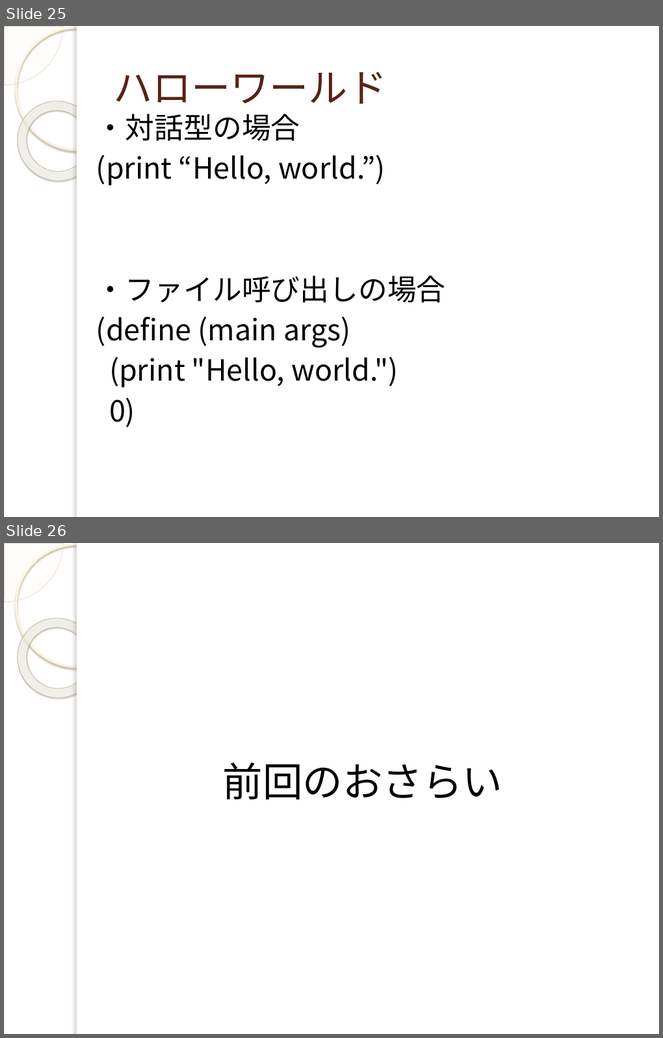
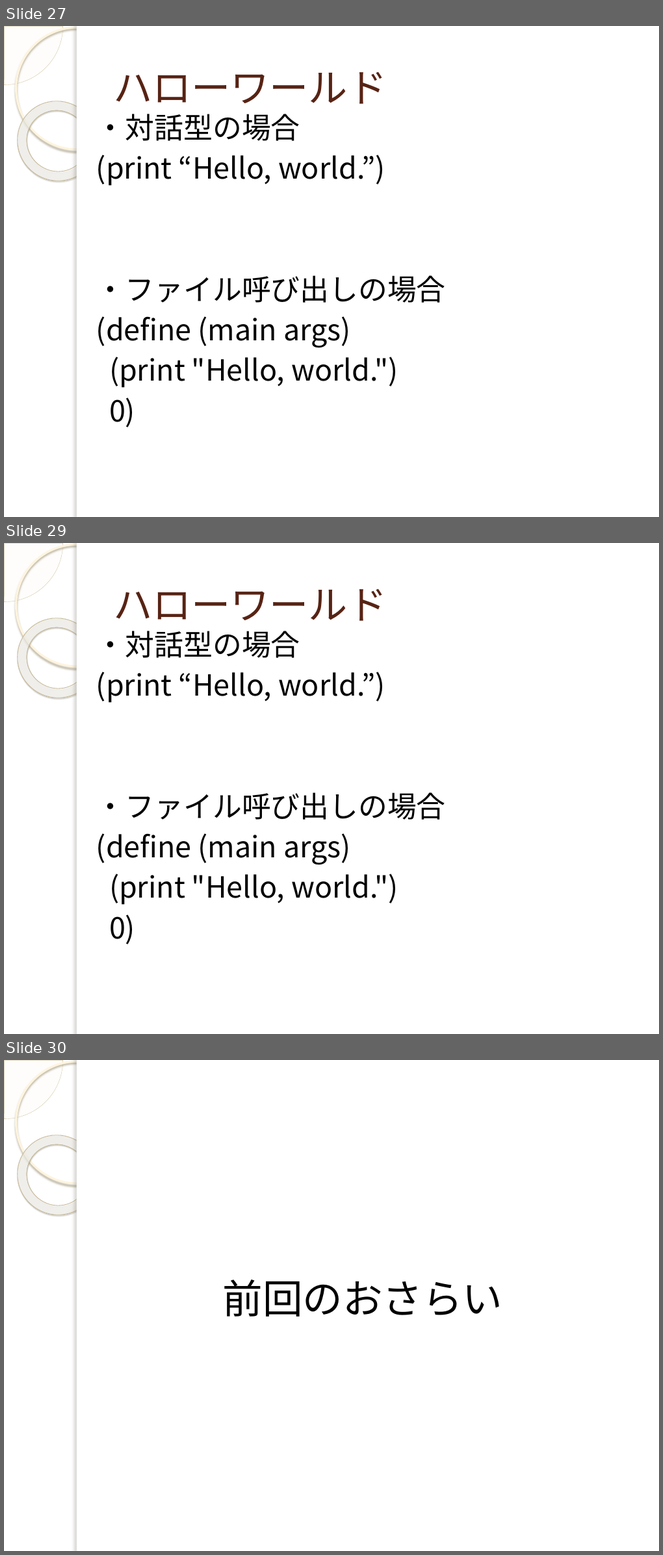
Before and after one commit to yuridonus/FEstudy, a slide deck: scheme.pptx. Shown one above the other, each under a label of ours: slides 25 and 26 before the commit, slides 27, 29 and 30 after it; the slides between them are not shown. The pictures are 663x1038 and 663x1555 pixels, drawn with LibreOffice and Linux fonts; fonts in the diff are those of the drawing; background and template pictures are left out. Boxes give left, top, right and bottom in pixels: in the first picture for what was removed or moved away, otherwise in the second. Text is boxed around its words. In the diff, an @@ line names an element or a change of style, - is before the commit and + after.

```diff
--- a/scheme.pptx
+++ b/scheme.pptx
@@ slide 29 added at bbox=[4, 543, 659, 1034], background picture (left out); not listed: 5 template elements that a slide beside it also shows @@
@@ title added at bbox=[113, 589, 387, 621], 43 pt, text #572314 @@
+ハローワールド
@@ text added at bbox=[96, 631, 446, 945], 32 pt, text #000000 @@
+・対話型の場合
+(print “Hello, world.”)
+・ファイル呼び出しの場合
+(define (main args)
+(print "Hello, world.")
+0)
@@ what was slide 25 is now slide 27 @@
@@ what was slide 26 is now slide 30 @@
```
Also in this commit, not shown: 7 slides changed, 4 other slides added, 1 slide removed.
